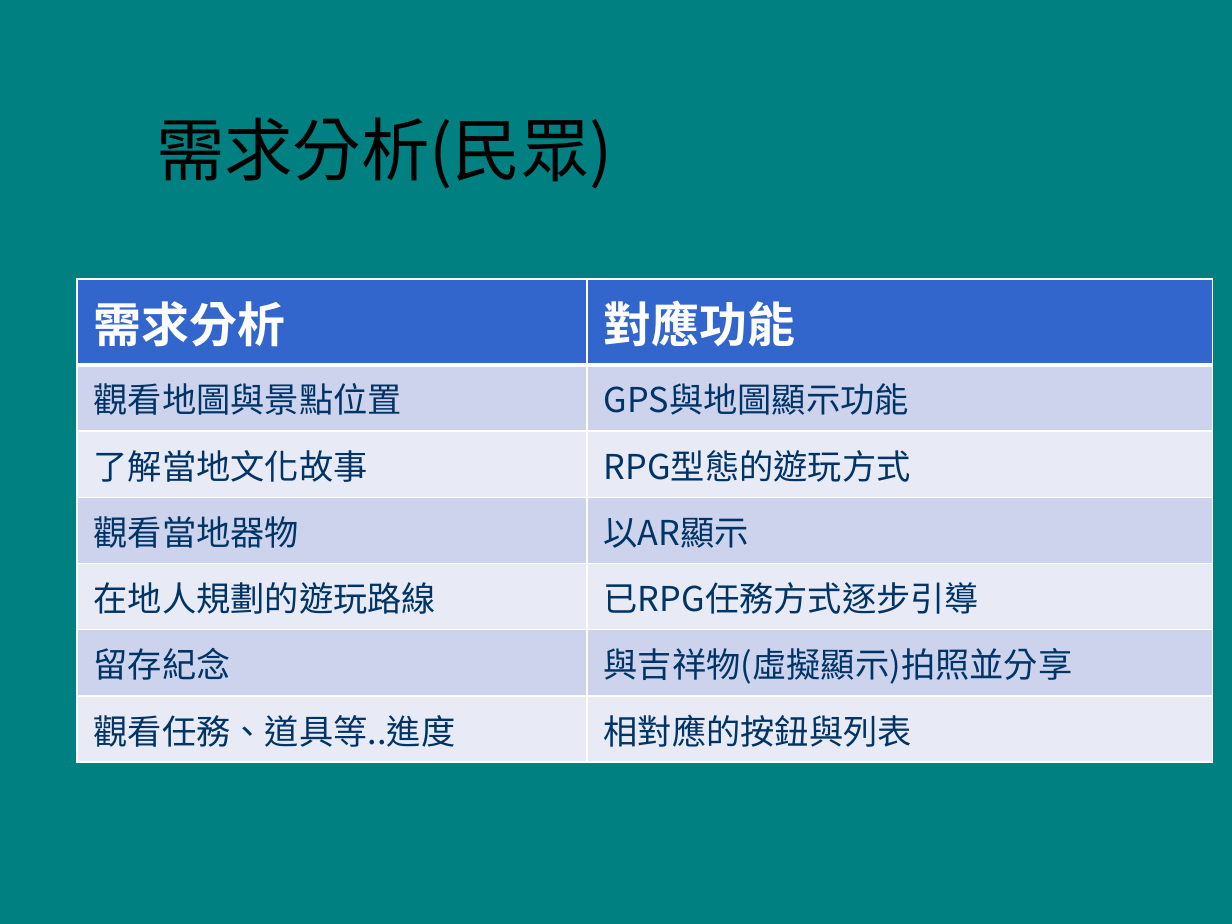
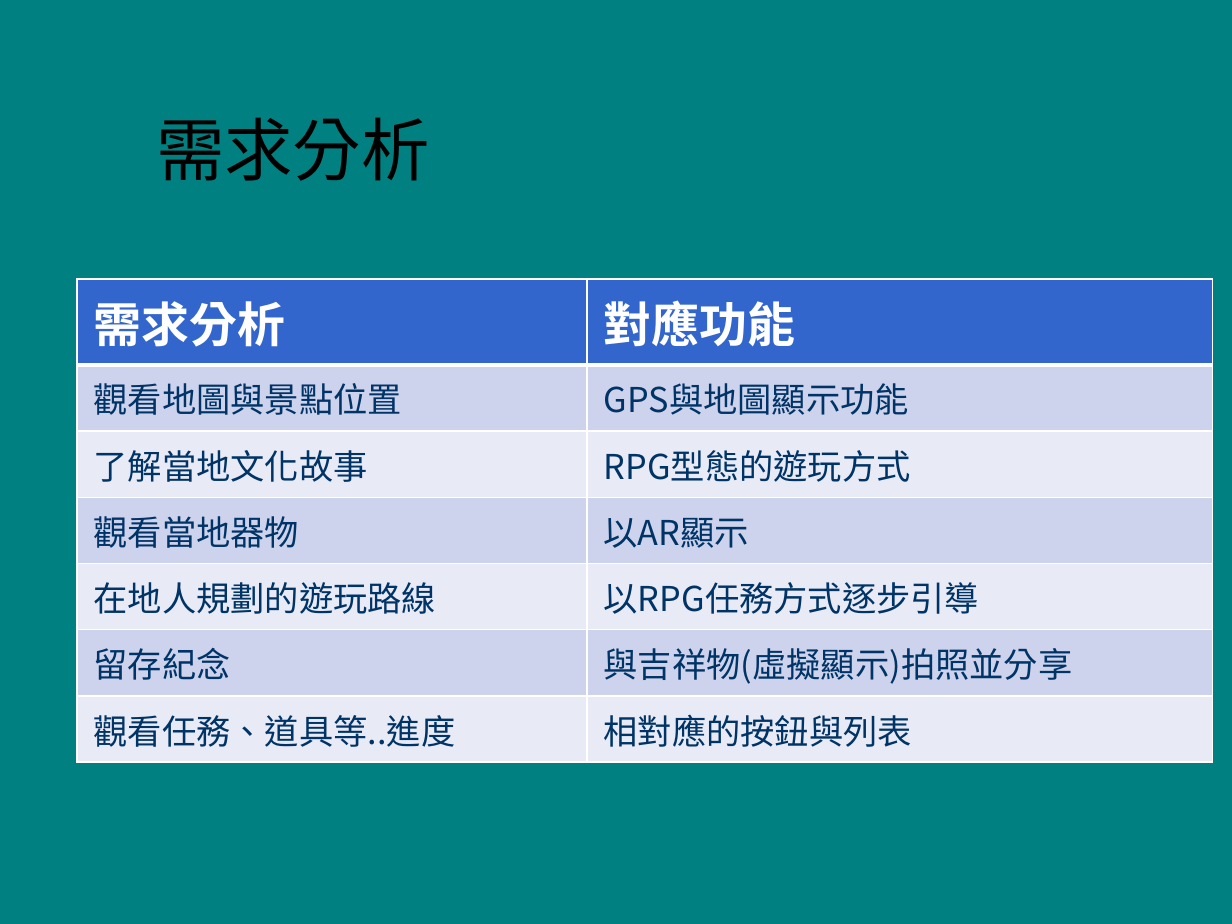
Before and after one commit to 02543420/107_SE_Team-12, a slide deck: slide 7 of 107_SE_Team12_AR RPG結合區域行銷.pptx. Drawn at 1232x924 pixels with LibreOffice and Linux fonts; fonts in the diff are those of the drawing; background and template pictures are left out. Boxes give left, top, right and bottom in pixels: in the first picture for what was removed or moved away, otherwise in the second. Text is boxed around its words. In the diff, an @@ line names an element or a change of style, - is before the commit and + after.

```diff
--- a/107_SE_Team12_AR RPG結合區域行銷.pptx
+++ b/107_SE_Team12_AR RPG結合區域行銷.pptx
@@ title at box(156, 117, 430, 181): text changed @@
-需求分析(民眾)
+需求分析
@@ table at box(76, 280, 1212, 751) @@
-row 5, column 2: 已RPG任務方式逐步引導
+row 5, column 2: 以RPG任務方式逐步引導
```
Also in this commit, not shown: 4 other slides changed, 4 slides added, 2 slides removed, 1 other file.
